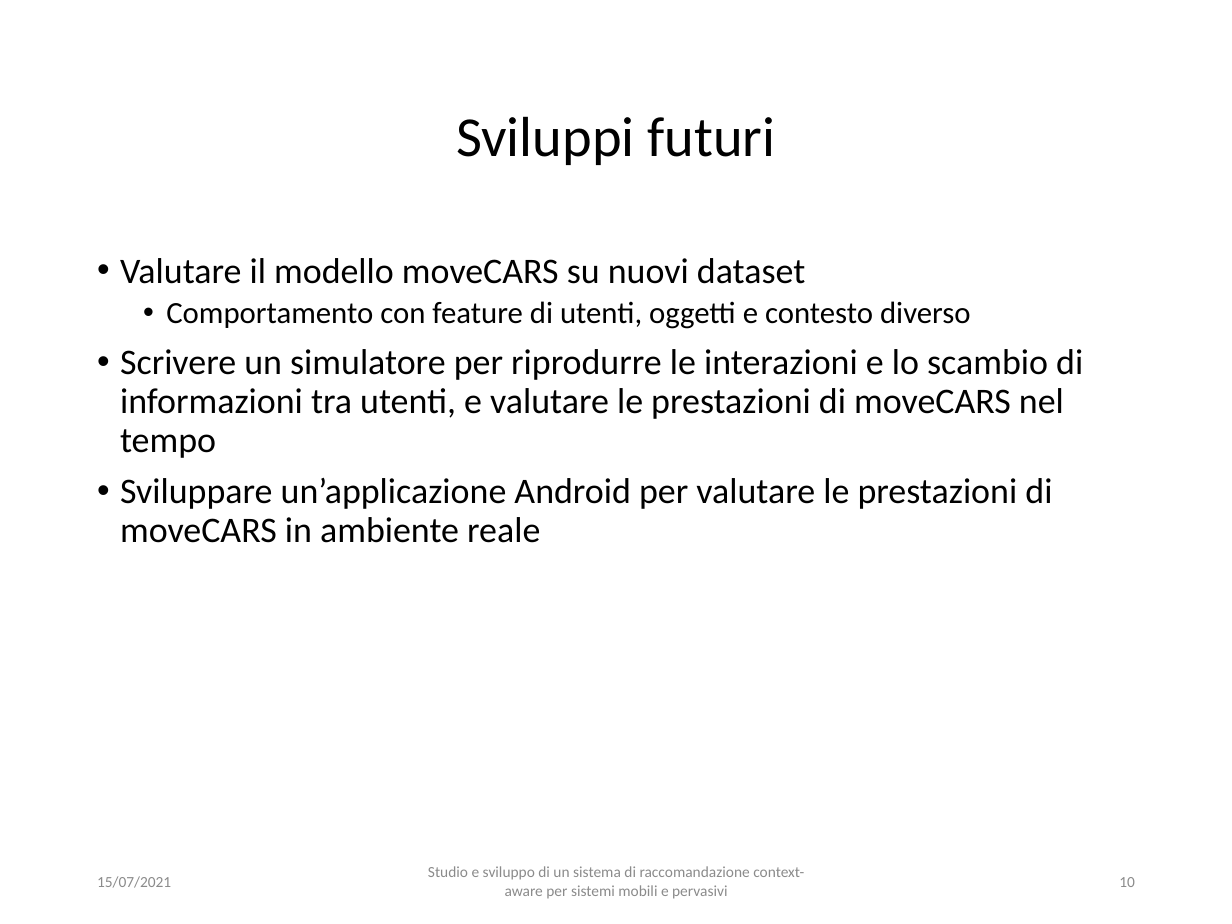
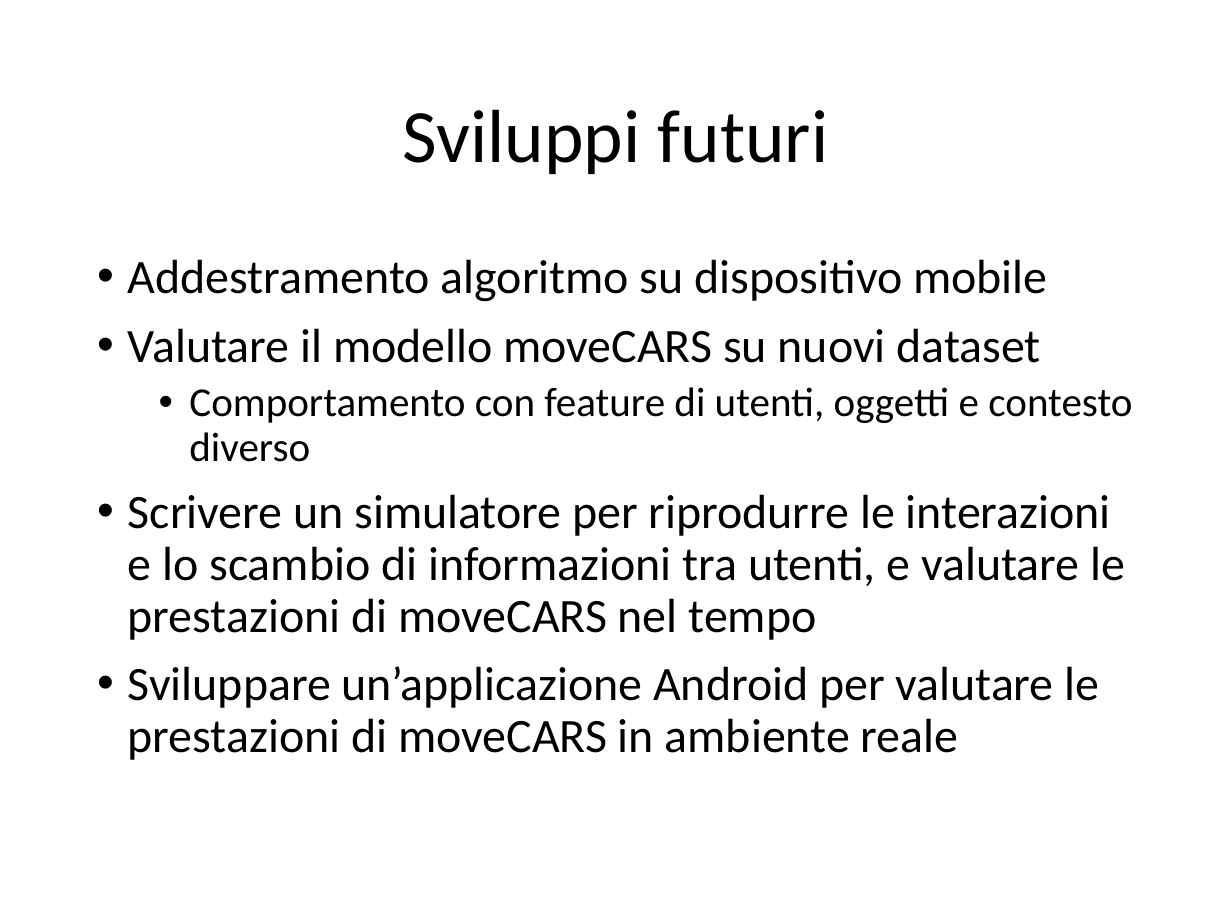
Before and after one commit to CriptHunter/tesi, a slide deck: slide 11 of presentazione/presentazione.pptx (slide 10 before the commit). Drawn at 1232x924 pixels with LibreOffice and Linux fonts; fonts in the diff are those of the drawing. Boxes give left, top, right and bottom in pixels: in the first picture for what was removed or moved away, otherwise in the second. Text is boxed around its words. In the diff, an @@ line names an element or a change of style, - is before the commit and + after.

```diff
--- a/presentazione/presentazione.pptx
+++ b/presentazione/presentazione.pptx
@@ title "Sviluppi futuri" at (403, 109, 829, 174): size 33 to 44 pt @@
@@ text at (128, 259, 1047, 302): paragraph added @@
+• Addestramento algoritmo su dispositivo mobile
@@ text at (128, 328, 1132, 760): size 21 to 28 pt in "Valutare il modello moveCARS su nuovi dataset", "Scrivere un simulatore per riprodurre le interazioni ...", "Sviluppare un’applicazione Android per valutare le prestazio ..."; size 18 to 24 pt in "Comportamento con feature di utenti, oggetti e ..."; indent changed; more space between paragraphs @@
@@ text removed at (428, 866, 804, 899) @@
-Studio e sviluppo di un sistema di raccomandazione context-aware per sistemi mobili e pervasivi
@@ text removed at (97, 876, 171, 888) @@
-15/07/2021
@@ page number removed at (1119, 877, 1135, 887) @@
-10
```
Also in this commit, not shown: 6 other slides changed, 5 slides added, 4 slides removed, 8 other files.
